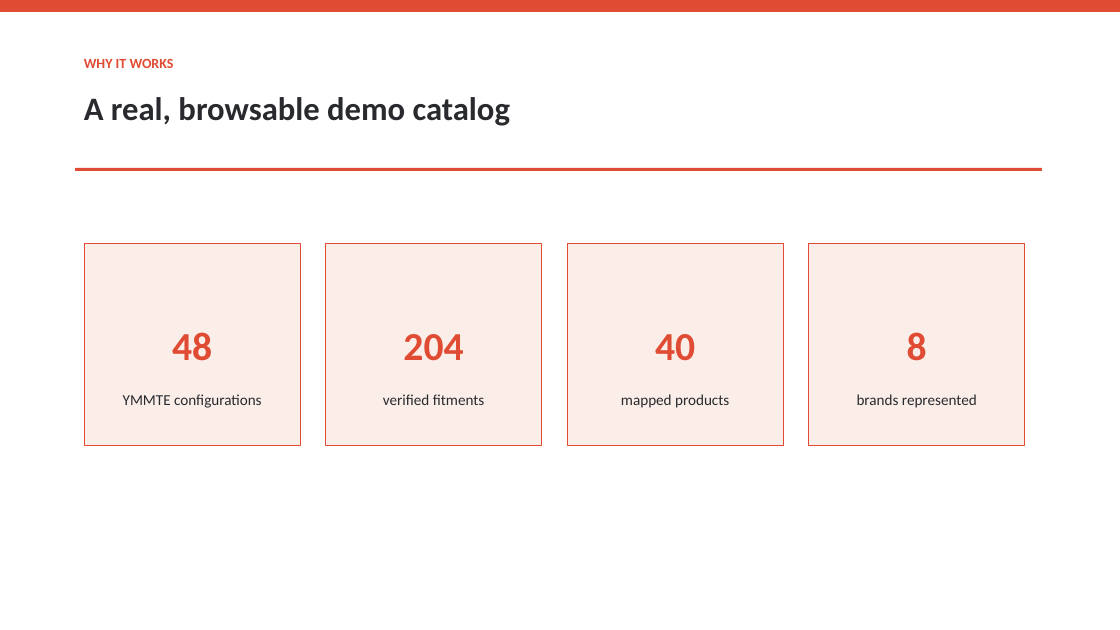
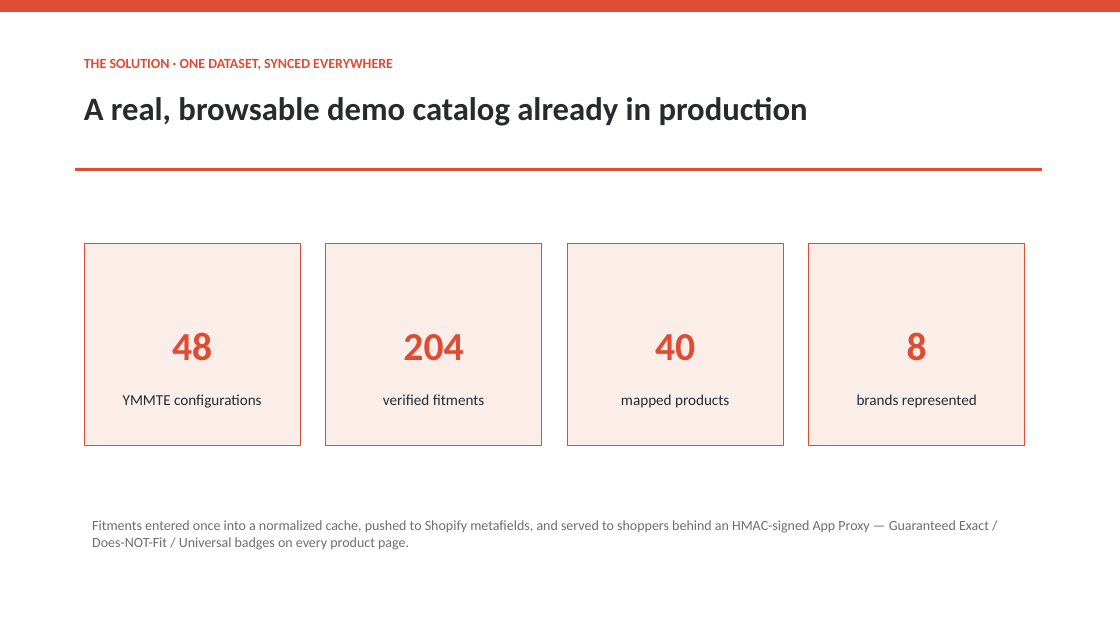
Before and after one commit to ai-dev-2024/vehicle-selector-pro, a slide deck: slide 3 of report/Vehicle_Selector_Pro_Pitch_Deck.pptx (slide 4 before the commit). Drawn at 1120x630 pixels with LibreOffice and Linux fonts; fonts in the diff are those of the drawing. Boxes give left, top, right and bottom in pixels: in the first picture for what was removed or moved away, otherwise in the second. Text is boxed around its words. In the diff, an @@ line names an element or a change of style, - is before the commit and + after.

```diff
--- a/report/Vehicle_Selector_Pro_Pitch_Deck.pptx
+++ b/report/Vehicle_Selector_Pro_Pitch_Deck.pptx
@@ text at (x1=84, y1=59, x2=393, y2=70): text changed @@
-WHY IT WORKS
+THE SOLUTION · ONE DATASET, SYNCED EVERYWHERE
@@ text at (x1=84, y1=97, x2=808, y2=126): text changed @@
-A real, browsable demo catalog
+A real, browsable demo catalog already in production
@@ text added at (x1=92, y1=520, x2=989, y2=550), 12 pt, text #6E6E6E @@
+Fitments entered once into a normalized cache, pushed to Shopify metafields, and served to shoppers behind an HMAC-signed App Proxy — Guaranteed Exact / Does-NOT-Fit / Universal badges on every product page.
```
Also in this commit, not shown: 3 other slides changed, 12 slides removed, 5 other files.
